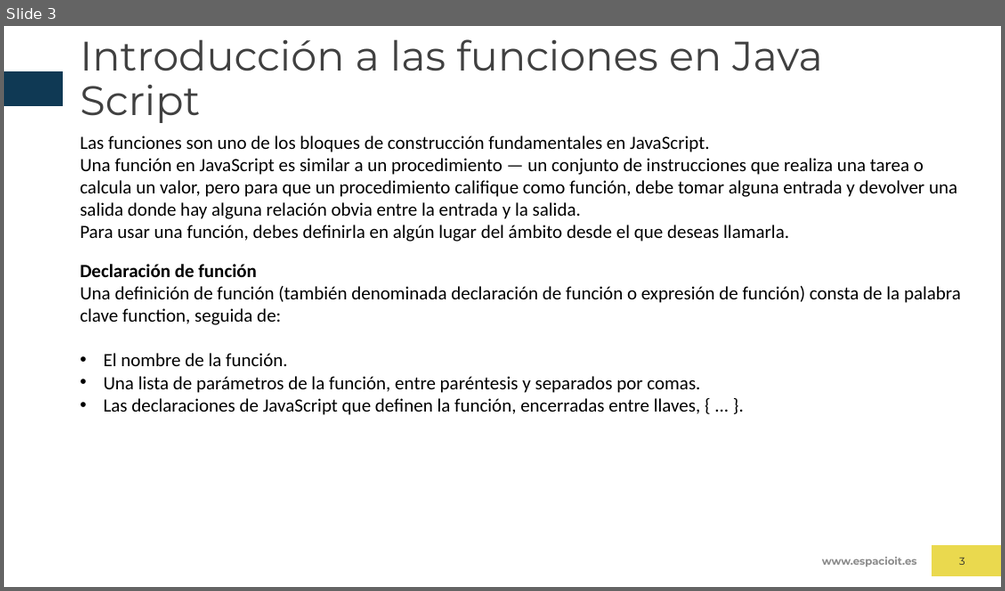
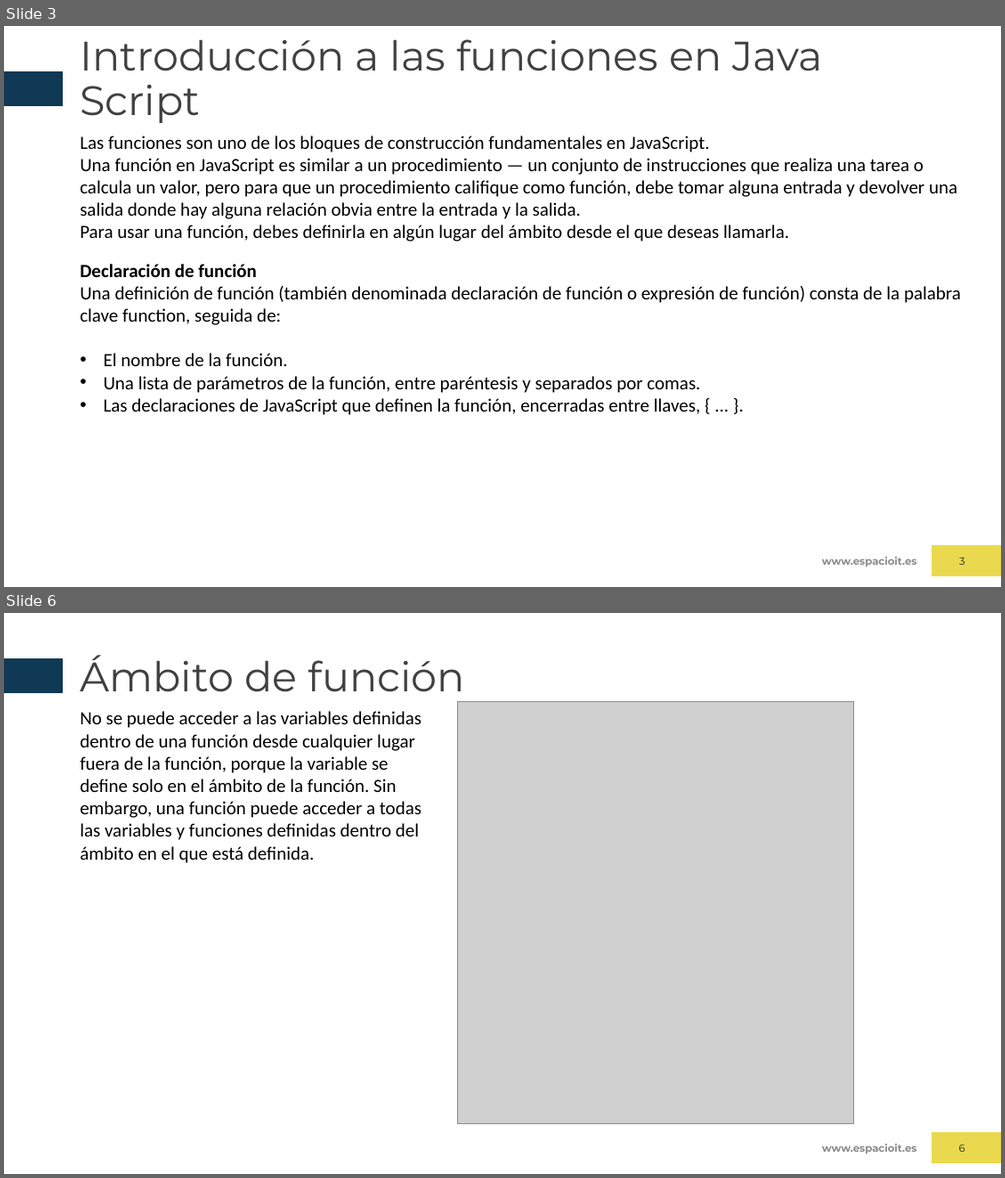
Before and after one commit to javiercuende/formacionWeb, a slide deck: JAVASCRIPT/TEMA 3.pptx. Shown one above the other, each under a label of ours: slide 3 before the commit, slides 3 and 6 after it; the slides between them are not shown. The pictures are 1005x591 and 1005x1178 pixels, drawn with LibreOffice and Linux fonts; fonts in the diff are those of the drawing; grey boxes stand for pictures; background and template pictures are left out. Boxes give left, top, right and bottom in pixels: in the first picture for what was removed or moved away, otherwise in the second. Text is boxed around its words. In the diff, an @@ line names an element or a change of style, - is before the commit and + after.

```diff
--- a/JAVASCRIPT/TEMA 3.pptx
+++ b/JAVASCRIPT/TEMA 3.pptx
@@ slide 6 added at [4, 613, 1001, 1174], background #FFFFFF; not listed: 3 template elements that a slide beside it also shows @@
@@ title added at [80, 655, 465, 692], 39.6 pt, text #404040 @@
+Ámbito de función
@@ text added at [80, 711, 421, 863], 18 pt, text #000000 @@
+No se puede acceder a las variables definidas dentro de una función desde cualquier lugar fuera de la función, porque la variable se define solo en el ámbito de la función. Sin embargo, una función puede acceder a todas las variables y funciones definidas dentro del ámbito en el que está definida.
@@ picture added at [457, 701, 853, 1124] @@
@@ page number added at [959, 1144, 965, 1151], 10 pt, text #25282A @@
+6
```
Also in this commit, not shown: 3 other slides added, 1 slide removed.
